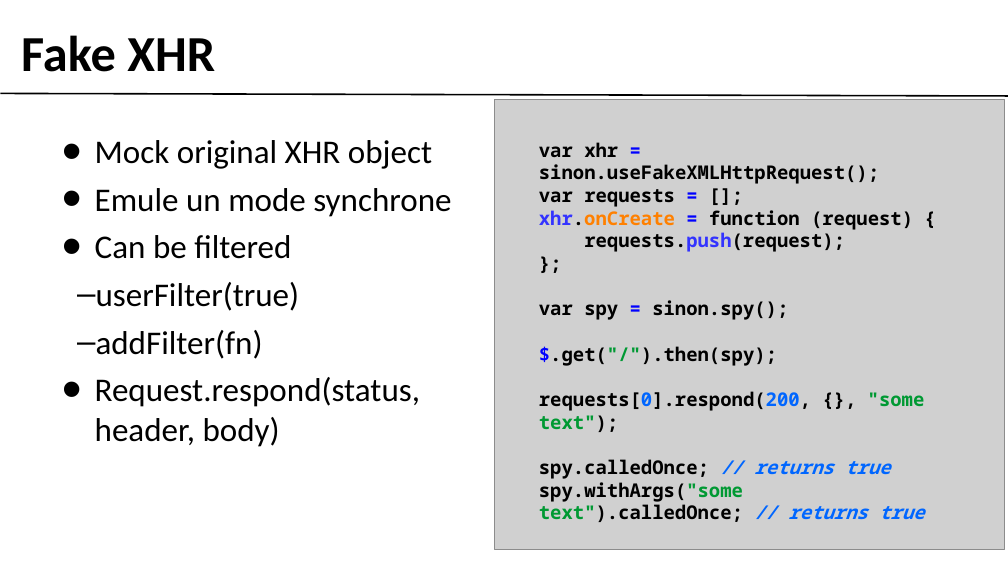
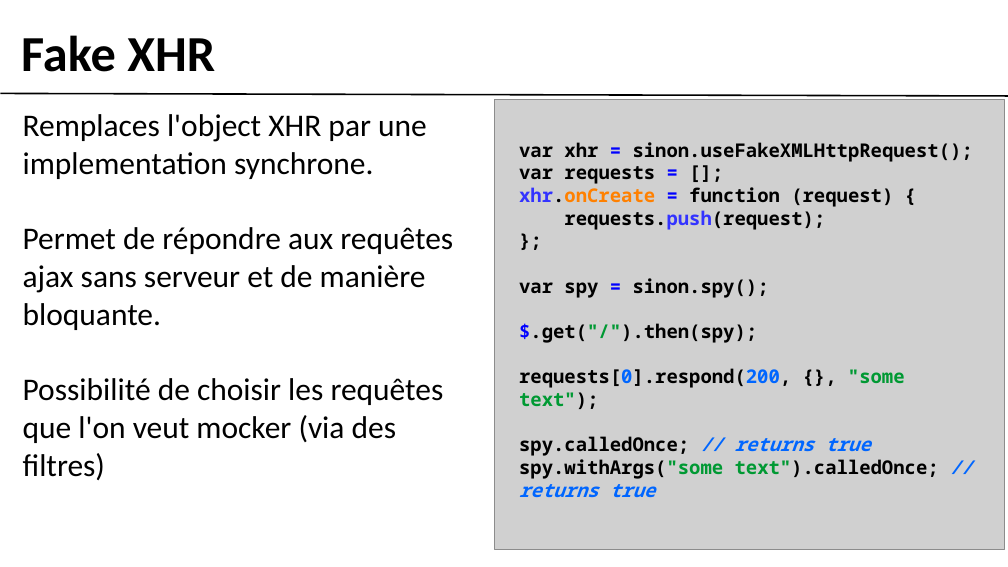
Before and after one commit to gobengo/devoxx-panorama-js-testing, a slide deck: slide 8 of doc/sinonjs_part.ppt. Drawn at 1008x567 pixels with LibreOffice and Linux fonts; fonts in the diff are those of the drawing; grey boxes stand for pictures; background and template pictures are left out. Boxes give left, top, right and bottom in pixels: in the first picture for what was removed or moved away, otherwise in the second. Text is boxed around its words. In the diff, an @@ line names an element or a change of style, - is before the commit and + after.

Commit message:
sinon prez - relecture 1 done.

```diff
--- a/doc/sinonjs_part.ppt
+++ b/doc/sinonjs_part.ppt
@@ text added at [23, 114, 453, 480], 40 pt, text #000000 @@
+Remplaces l'object XHR par une implementation synchrone.
+Permet de répondre aux requêtes ajax sans serveur et de manière bloquante.
+Possibilité de choisir les requêtes que l'on veut mocker (via des filtres)
@@ text "var xhr = sinon.useFakeXMLHttpRequest();" rewrapped from [539, 142, 925, 522] to [519, 142, 973, 497] @@
@@ text removed at [95, 140, 451, 447] @@
-• Mock original XHR object
-• Emule un mode synchrone
-• Can be filtered
-  – userFilter(true)
-  – addFilter(fn)
-• Request.respond(status, header, body)
```
Also in this commit, not shown: 8 other slides changed, 5 slides added, 4 slides removed, 2 other files.
